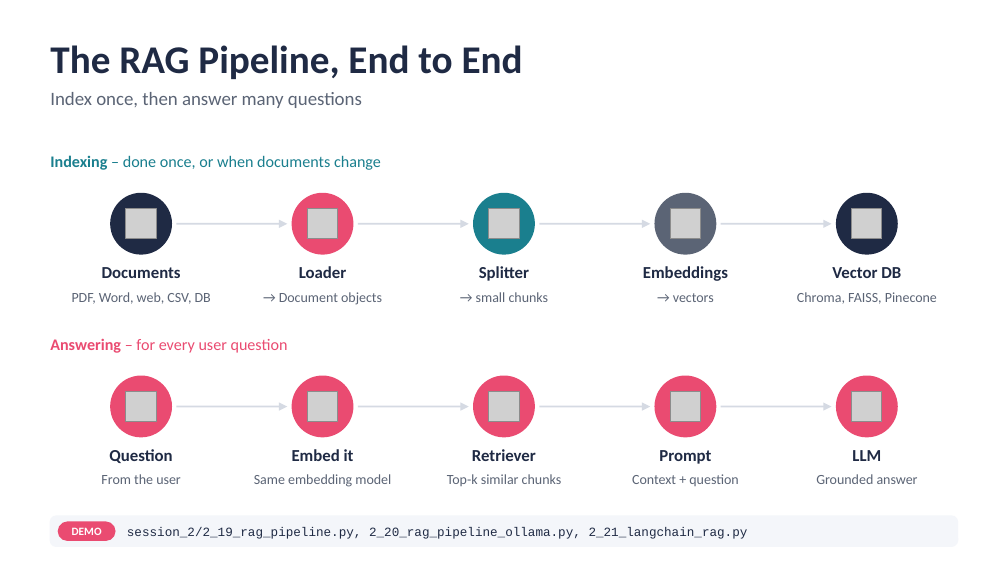
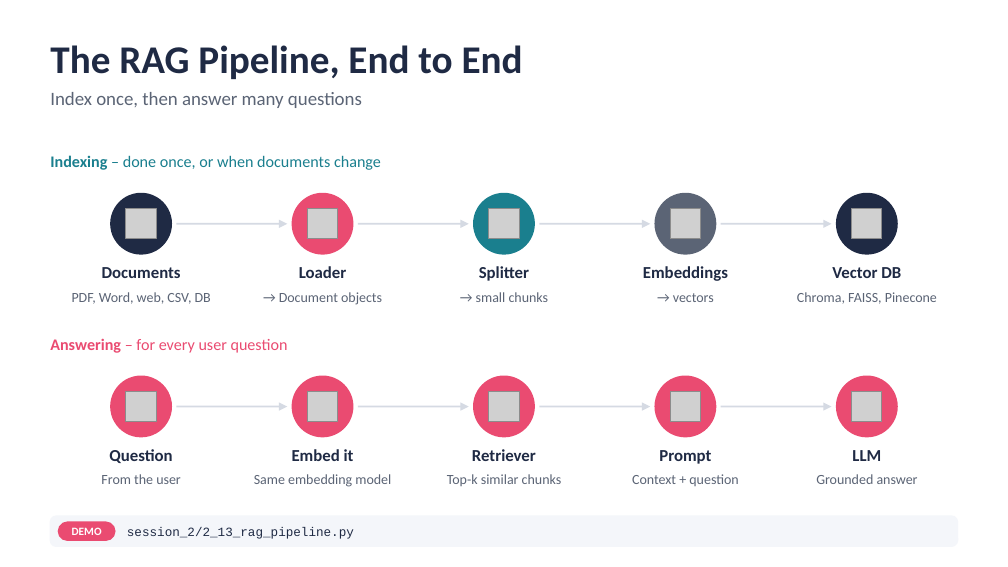
Before and after one commit to atulkahatecdac/agenticai, a slide deck: slide 44 of 16_PGP-Agentic/PGP_Agentic_AI.pptx (slide 48 before the commit). Drawn at 1008x567 pixels with LibreOffice and Linux fonts; fonts in the diff are those of the drawing; grey boxes stand for pictures. Boxes give left, top, right and bottom in pixels: in the first picture for what was removed or moved away, otherwise in the second. Text is boxed around its words. In the diff, an @@ line names an element or a change of style, - is before the commit and + after.

```diff
--- a/16_PGP-Agentic/PGP_Agentic_AI.pptx
+++ b/16_PGP-Agentic/PGP_Agentic_AI.pptx
@@ text at box(127, 527, 354, 539): text changed @@
-session_2/2_19_rag_pipeline.py, 2_20_rag_pipeline_ollama.py, 2_21_langchain_rag.py
+session_2/2_13_rag_pipeline.py
```
Also in this commit, not shown: 15 other slides changed, 2 slides added, 7 slides removed, 27 other files.
